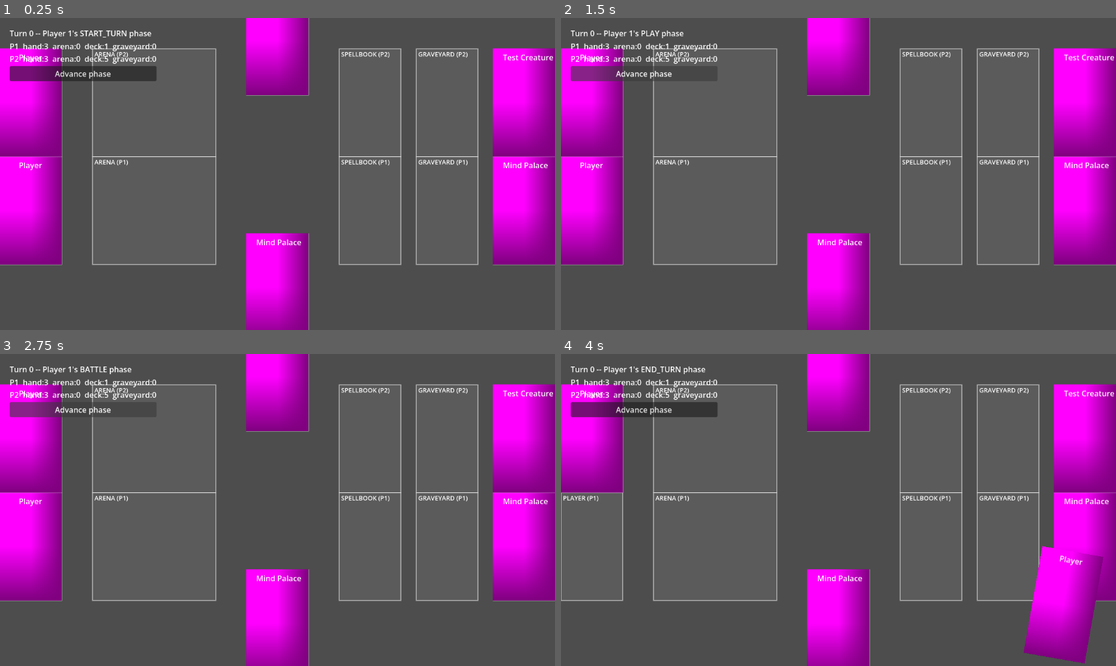
Above: before the commit, frames 1-4 (two rows, left to right).
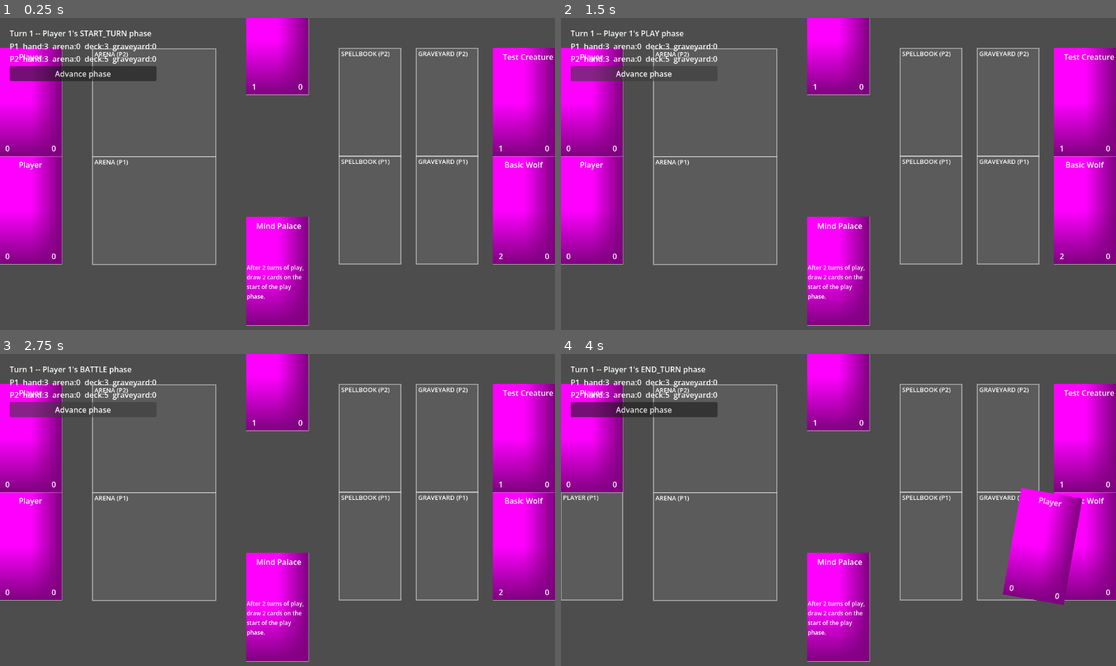
Above: after the commit, the same moments.

Repository: KT0mi/KT0mi_Card_Game_Godot
Game: Godot game, scene res://Scenes/TestScene.tscn
The game is run twice, just before and just after one commit, with the same random seed, the same clock (stepped at 60 frames per second) and the same inputs.
Inputs (mouse positions are in pixels of both pictures, inside the frame that each line leads up to):
- Up to frame 1 (0.25 s): no input
- Up to frame 2 (1.5 s): click "Advance phase" at 0.5 s; click "Advance phase" at 1.25 s
- Up to frame 3 (2.75 s): click "Advance phase" at 2 s
- Up to frame 4 (4 s): tap Enter at 2.75 s; drag from (1082, 547) to (594, 547) at 2.77 s; drag from (594, 547) to (1082, 547) at 3.52 s

The runs differ from the first frame. In frame 1, 3.3% of the frame differs, in the area x 0-100%, y 4-100%; in frame 2, 3.3%; in frame 3, 3.3%; in frame 4, 9.5%.

Commit message:
Added DamagePipeline and ChoiceManager autoloads, added attack to game actions and added the battle mechanic to the game logic. Added labels for debugging card instance variables

Diff:
--- a/Cards/WarOfPower/mind_palace.gd
+++ b/Cards/BloodEmpire/mind_palace.gd
@@ -5,10 +5,10 @@
 	card_name = "Mind Palace"
 	card_text = "After 2 turns of play, draw 2 cards on the start of the play phase."
 	cast_type = SpellCardDefinition.CastType.PERSISTENT
-	sets = [&"war_of_power"]
+	sets = [&"blood_empire"]
 
 func resolve_effect(card: CardInstance, event: PlayCardEvent) -> void:
-	card.counters.set("check", 2)
+	card.counters["check"] = 2
 
 func _build_abilities() -> Array[Ability]:
 	return [Ability.new(Events.PLAY_PHASE_START,
@@ -21,8 +21,5 @@
 	),
 		Ability.new(Events.START_PHASE_START,
 	func(card, event)->void:
-		GameActions.draw_cards(card.owner, 2)
-	,
-	func(card, event)->bool:
-		return TurnController.current_player == card.owner
+		card.counters["check"] -= 1
 	)]
--- /dev/null
+++ b/Cards/Test/basic_wolf.gd
@@ -0,0 +1,9 @@
+extends CreatureCardDefinition
+
+func _init() -> void:
+	id = &"basic_wolf"
+	card_name = "Basic Wolf"
+	card_text = ""
+	attack = 2
+	endurance = 1
+	sets = [&"test_set"]
--- a/Decks/PlayerDeck.tres
+++ b/Decks/PlayerDeck.tres
@@ -5,5 +5,5 @@
 [resource]
 script = ExtResource("1_vtkis")
 deck_name = "Player Deck"
-card_ids = Array[StringName]([&"mind_palace", &"mind_palace", &"mind_palace", &"mind_palace"])
+card_ids = Array[StringName]([&"mind_palace", &"mind_palace", &"basic_wolf", &"basic_wolf", &"basic_wolf", &"basic_wolf"])
 metadata/_custom_type_script = "uid://byj4jqh3sw4qv"
--- a/Scenes/Card.tscn
+++ b/Scenes/Card.tscn
@@ -7,23 +7,53 @@
 [sub_resource type="RectangleShape2D" id="RectangleShape2D_h8wm0"]
 size = Vector2(127.5, 224.5)
 
+[sub_resource type="LabelSettings" id="LabelSettings_pnb5n"]
+font_size = 12
+
 [node name="Card" type="Area2D" unique_id=528451555]
 script = ExtResource("1_pnb5n")
 
 [node name="Sprite" type="Sprite2D" parent="." unique_id=875783404]
-position = Vector2(63.75, 111.74999)
+position = Vector2(-0.25, -0.25)
 scale = Vector2(128.5, 224.49998)
 texture = SubResource("PlaceholderTexture2D_3p273")
 
 [node name="CollisionShape2D" type="CollisionShape2D" parent="." unique_id=806803082]
-position = Vector2(64.25, 111.75)
+position = Vector2(0.25, -0.25000763)
 shape = SubResource("RectangleShape2D_h8wm0")
 
-[node name="Label" type="Label" parent="." unique_id=1762791428]
-offset_left = 20.0
-offset_top = 6.0
-offset_right = 107.0
-offset_bottom = 29.0
+[node name="NameLabel" type="Label" parent="." unique_id=1762791428]
+offset_left = -44.0
+offset_top = -106.00001
+offset_right = 43.0
+offset_bottom = -83.00001
 text = "Card Name"
 horizontal_alignment = 1
 vertical_alignment = 1
+
+[node name="AttackLabel" type="Label" parent="." unique_id=588477204]
+offset_left = -64.0
+offset_top = 80.0
+offset_right = -32.0
+offset_bottom = 112.0
+text = "0"
+horizontal_alignment = 1
+vertical_alignment = 1
+
+[node name="EnduranceLabel" type="Label" parent="." unique_id=794828416]
+offset_left = 32.0
+offset_top = 80.0
+offset_right = 64.0
+offset_bottom = 112.0
+text = "0"
+horizontal_alignment = 1
+vertical_alignment = 1
+
+[node name="CardTextLabel" type="Label" parent="." unique_id=753727268]
+offset_left = -64.0
+offset_top = -16.000008
+offset_right = 64.0
+offset_bottom = 79.99999
+text = "Card Text"
+label_settings = SubResource("LabelSettings_pnb5n")
+autowrap_mode = 2
--- a/Scenes/CardHolder.tscn
+++ b/Scenes/CardHolder.tscn
@@ -10,5 +10,4 @@
 capacity = 1
 
 [node name="CollisionShape2D" type="CollisionShape2D" parent="." unique_id=530572234]
-position = Vector2(64, 112)
 shape = SubResource("RectangleShape2D_6f5jx")
--- a/Scenes/TestScene.tscn
+++ b/Scenes/TestScene.tscn
@@ -10,16 +10,16 @@
 player_one_deck = ExtResource("2_iufkg")
 
 [node name="P1Deck" parent="." unique_id=2121250337 instance=ExtResource("2_8k7wh")]
-position = Vector2(1024, 288)
+position = Vector2(1088, 399)
 capacity = -1
 zone_type = 2
 
 [node name="P1PlayerZone" parent="." unique_id=2061988723 instance=ExtResource("2_8k7wh")]
-position = Vector2(0, 288)
+position = Vector2(64, 399)
 zone_type = 4
 
 [node name="P1Hand" parent="." unique_id=510289264 instance=ExtResource("2_8k7wh")]
-position = Vector2(512, 448)
+position = Vector2(576, 526)
 capacity = -1
 zone_type = 0
 
@@ -27,12 +27,12 @@
 position = Vector2(192, 288)
 
 [node name="P1Graveyard" parent="." unique_id=1817713873 instance=ExtResource("2_8k7wh")]
-position = Vector2(864, 288)
+position = Vector2(928, 399)
 capacity = -1
 zone_type = 3
 
 [node name="P1Spellbook" parent="." unique_id=2068139386 instance=ExtResource("2_8k7wh")]
-position = Vector2(704, 288)
+position = Vector2(768, 399)
 capacity = -1
 zone_type = 5
 
@@ -42,30 +42,30 @@
 owner_is_player_one = false
 
 [node name="P2Deck" parent="." unique_id=498374642 instance=ExtResource("2_8k7wh")]
-position = Vector2(1024, 64)
+position = Vector2(1088, 175)
 capacity = -1
 owner_is_player_one = false
 zone_type = 2
 
 [node name="P2PlayerZone" parent="." unique_id=1116025579 instance=ExtResource("2_8k7wh")]
-position = Vector2(0, 64)
+position = Vector2(64, 175)
 owner_is_player_one = false
 zone_type = 4
 
 [node name="P2Hand" parent="." unique_id=1733684403 instance=ExtResource("2_8k7wh")]
-position = Vector2(512, -64)
+position = Vector2(576, 47)
 capacity = -1
 owner_is_player_one = false
 zone_type = 0
 
 [node name="P2Graveyard" parent="." unique_id=796521439 instance=ExtResource("2_8k7wh")]
-position = Vector2(864, 64)
+position = Vector2(928, 175)
 capacity = -1
 owner_is_player_one = false
 zone_type = 3
 
 [node name="P2Spellbook" parent="." unique_id=1497827241 instance=ExtResource("2_8k7wh")]
-position = Vector2(704, 64)
+position = Vector2(768, 175)
 capacity = -1
 owner_is_player_one = false
 zone_type = 5
--- /dev/null
+++ b/Scripts/ChoiceManager.gd
@@ -0,0 +1,26 @@
+extends Node
+##Autoload
+
+#Suspends current game flow until choice is supplied with an ordinary await
+
+signal choice_requested(request: ChoiceRequest)
+
+var _pending: ChoiceRequest = null
+
+func request(prompt: String, options: Array, min_count: int = 1, max_count: int = 1) -> Array:
+	var req := ChoiceRequest.new(prompt, options, min_count, max_count)
+	_pending = req
+	choice_requested.emit(req)
+	var result: Array = await req.resolved
+	_pending = null
+	return result
+
+func submit(selected: Array) -> bool:
+	if _pending == null:
+		push_warning("ChoiceManager: submit() called with no pending request")
+		return false
+	if not _pending.is_valid(selected):
+		push_warning("ChoiceManager: invalid selection for '%s' -- ignoring" % _pending.prompt)
+		return false
+	_pending.resolved.emit(selected)
+	return true
--- /dev/null
+++ b/Scripts/DamagePipeline.gd
@@ -0,0 +1,14 @@
+extends Node
+##Autoload
+
+#Anything that may change dealt damage goes through here
+#Modifiers are callable(target, amount) -> int
+
+func apply_damage(target: CardInstance, amount: int) -> void:
+	var final_amount := amount
+
+	for modifier in target.damage_modifiers.duplicate():
+		final_amount = await modifier.call(target, final_amount)
+
+	target.current_endurance -= final_amount
+	await TriggerSystem.emit(Events.DAMAGE_DEALT, DamageEvent.new(target, final_amount))
--- a/Scripts/GameActions.gd
+++ b/Scripts/GameActions.gd
@@ -39,10 +39,18 @@
 
 func try_attack(attacker: CardInstance, target: CardInstance) -> bool:
 	print("GameActions: Requested try_attack action")
-	if TurnController.current_phase != TurnController.Phase.BATTLE:
+
+	var event := AttackEvent.new(attacker, target)
+	await TriggerSystem.emit(Events.ATTACK_REQUEST, event)
+	if event.cancelled:
+		print("GameActions: Failed try_attack action. Reason: Request intercepted")
 		return false
 
-	#Do rest of attack action logic
+	#Hook point for target redirection - not implemented
+	await DamagePipeline.apply_damage(event.target, attacker.definition.attack)
+
+	print("GameActions: Resolved try_attack action sucessfully")
+	await TriggerSystem.emit(Events.ATTACK_RESOLVED, event)
 	return true
 
 func draw_cards(player: Player, amount: int) -> void:
--- /dev/null
+++ b/Scripts/GameEventScripts/AttackEvent.gd
@@ -0,0 +1,8 @@
+class_name AttackEvent extends CancellableEvent
+
+var attacker: CardInstance
+var target: CardInstance
+
+func _init(a: CardInstance, t: CardInstance) -> void:
+	attacker = a
+	target = t
--- /dev/null
+++ b/Scripts/GameEventScripts/ChoiceRequest.gd
@@ -0,0 +1,24 @@
+class_name ChoiceRequest extends RefCounted
+#Describe one pending choice: whats is being asked, the legal options
+# how many must be picked.
+
+signal resolved(selected: Array)
+
+var prompt: String
+var options: Array
+var min_count: int
+var max_count: int
+
+func _init(p: String, o: Array, min_c: int, max_c: int) -> void:
+	prompt = p
+	options = o
+	min_count = min_c
+	max_count = max_c
+
+func is_valid(selected: Array) -> bool:
+	if selected.size() < min_count or selected.size() > max_count:
+		return false
+	for item in selected:
+		if item not in options:
+			return false
+	return true
--- a/Scripts/GameEventScripts/Events.gd
+++ b/Scripts/GameEventScripts/Events.gd
@@ -20,3 +20,6 @@
 #Game Actions Events
 const PLAY_CARD_REQUEST = &"on_play_card_request"
 const CARD_PLAYED = &"on_card_played"
+const ATTACK_REQUEST = &"on_attack_request"
+const ATTACK_RESOLVED = &"on_attack_resolved"
+const DAMAGE_DEALT = &"on_damage_dealt"
--- /dev/null
+++ b/Scripts/GameEventScripts/new_script.gd
@@ -0,0 +1,10 @@
+class_name DamageEvent extends GameEvent
+#Not cancellable - by the time this fires, damage already happened.
+#To intecept damage, go through DamagePipeline
+
+var target: CardInstance
+var amount: int
+
+func _init(t: CardInstance, a: int) -> void:
+	target = t
+	amount = a
--- a/Scripts/SceneScripts/MatchController.gd
+++ b/Scripts/SceneScripts/MatchController.gd
@@ -13,12 +13,16 @@
 	&"test_spell", &"test_spell", &"test_spell", &"test_spell"
 ]
 
+var _canvas: CanvasLayer
 var _phase_label : Label
 var _zones_label : Label
+var _choice_panel: VBoxContainer
+var _choice_checkboxes: Dictionary = {}  # option -> CheckBox
 
 # Called when the node enters the scene tree for the first time.
 func _ready() -> void:
 	_build_debug_ui()
+	ChoiceManager.choice_requested.connect(_on_choice_requested)
 	await _setup_players()
 	await TurnController.start_match()
 	_refresh_ui()
@@ -56,12 +60,12 @@
 	return node
 
 func _build_debug_ui() -> void:
-	var canvas := CanvasLayer.new()
-	add_child(canvas)
+	_canvas = CanvasLayer.new()
+	add_child(_canvas)
 
 	var vbox := VBoxContainer.new()
 	vbox.position = Vector2(20, 20)
-	canvas.add_child(vbox)
+	_canvas.add_child(vbox)
 
 	_phase_label = Label.new()
 	vbox.add_child(_phase_label)
@@ -90,3 +94,44 @@
 		GameState.player_two.hand.size(), GameState.player_two.arena.size(),
 		GameState.player_two.deck.size(), GameState.player_two.graveyard.size(),
 	]
+
+func _on_choice_requested(req: ChoiceRequest) -> void:
+	if _choice_panel:
+		_choice_panel.queue_free()
+	_choice_checkboxes.clear()
+
+	_choice_panel = VBoxContainer.new()
+	_choice_panel.position = Vector2(20, 160)
+	_canvas.add_child(_choice_panel)
+
+	var label := Label.new()
+	label.text = "%s (Pick %d-%d)" % [req.prompt, req.min_count, req.max_count]
+	_choice_panel.add_child(label)
+
+	for option in req.options:
+		var cb := CheckBox.new()
+		cb.text = _describe_option(option)
+		_choice_panel.add_child(cb)
+		_choice_checkboxes[option] = cb
+
+	var confirm := Button.new()
+	confirm.text = "Confirm choice"
+	confirm.pressed.connect(_on_choice_confirmed)
+	_choice_panel.add_child(confirm)
+
+func _on_choice_confirmed() -> void:
+	var selected: Array = []
+	for option in _choice_checkboxes:
+		if _choice_checkboxes[option].button_pressed:
+			selected.append(option)
+
+	var submited:= ChoiceManager.submit(selected)
+	if submited:
+		_choice_panel.queue_free()
+		_choice_panel = null
+		_refresh_ui()
+
+func _describe_option(option) -> String:
+	if option is CardInstance:
+		return option.definition.card_name
+	return str(option)
--- a/Scripts/SceneScripts/card.gd
+++ b/Scripts/SceneScripts/card.gd
@@ -18,8 +18,10 @@
 const HOVER_Z_INDEX := 100
 
 #Visual Vars
-@onready
-var name_label: Label = $Label
+@onready var name_label: Label = $NameLabel
+@onready var attack_label: Label = $AttackLabel
+@onready var endurance_label: Label = $EnduranceLabel
+@onready var card_text_label: Label = $CardTextLabel
 
 var card_instance: CardInstance = null
 
@@ -38,8 +40,15 @@
 
 func _refresh_visuals() -> void:
 	#Fill with visual representation of card instance
-	name_label.text = card_instance.definition.card_name
-	pass
+	var def : CardDefinition = card_instance.definition
+	name_label.text = def.card_name
+	card_text_label.text = def.card_text
+	if def is CreatureCardDefinition:
+		endurance_label.text = "%d" % card_instance.current_endurance
+		attack_label.text = "%d" % def.attack
+	else:
+		endurance_label.text = ""
+		attack_label.text = ""
 
 func _on_input_event(_viewport: Node, event: InputEvent, _shape_idx: int) -> void:
 	if event is InputEventMouseButton and event.button_index == MOUSE_BUTTON_LEFT:
--- a/Scripts/TurnController.gd
+++ b/Scripts/TurnController.gd
@@ -15,6 +15,8 @@
 func start_match() -> void:
 	RulesEngine.setup_match()
 	current_player = GameState.player_one
+	turn_counter = 1
+	await _enter_phase(Phase.START_TURN)
 
 func advance_phase() -> void:
 	match current_phase:
@@ -35,6 +37,8 @@
 			await TriggerSystem.emit(Events.START_PHASE_END, event)
 			current_phase = phase
 			await TriggerSystem.emit(Events.DRAW_PHASE_START, event)
+			if turn_counter > 1:
+				await GameActions.draw_cards(current_player, 1)
 		Phase.PLAY:
 			await TriggerSystem.emit(Events.DRAW_PHASE_END, event)
 			current_phase = phase
@@ -43,12 +47,12 @@
 			await TriggerSystem.emit(Events.PLAY_PHASE_END, event)
 			current_phase = phase
 			await TriggerSystem.emit(Events.BATTLE_PHASE_START, event)
+			await _resolve_battle_phase()
 		Phase.END_TURN:
 			await TriggerSystem.emit(Events.BATTLE_PHASE_END, event)
 			current_phase = phase
 			await TriggerSystem.emit(Events.END_PHASE_START, event)
 			await RulesEngine.check_state_based_actions()
-
 
 func _end_turn_and_pass() -> void:
 	var event := PhaseEvent.new(current_player)
@@ -57,3 +61,27 @@
 	current_player = GameState.opponent_of(current_player)
 	turn_counter += 1
 	await _enter_phase(Phase.START_TURN)
+
+
+func _resolve_battle_phase() -> void:
+	#If no cards in arena skip battle phase resolve
+	if current_player.arena.is_empty():
+		return
+
+	#Prompt choice for player to choose atackers
+	var attackers: Array = await ChoiceManager.request(
+		"Choose attackers from arena cards",
+		current_player.arena.duplicate(),
+		0,
+		current_player.arena.size()
+	)
+
+	#If no attackers after choice, return
+	if attackers.is_empty():
+		return
+
+	var opponent := GameState.opponent_of(current_player)
+	var face : CardInstance = opponent.player_zone[0]
+
+	for attacker in attackers:
+		await GameActions.try_attack(attacker, face)
--- a/project.godot
+++ b/project.godot
@@ -25,6 +25,8 @@
 GameActions="*uid://bhpd2krdpwpm8"
 CardDatabase="*uid://cqn88c4ncghs3"
 CardViewManager="*uid://drhoovfrn2on7"
+DamagePipeline="*uid://cuqh1a8s5hc0u"
+ChoiceManager="*uid://o4tlmm8e4i2s"
 
 [physics]
 
Renamed: Cards/WarOfPower/mind_palace.gd.uid -> Cards/BloodEmpire/mind_palace.gd.uid
Not shown, added: Cards/Test/basic_wolf.gd.uid
Not shown, added: Scripts/ChoiceManager.gd.uid
Not shown, added: Scripts/DamagePipeline.gd.uid
Not shown, added: Scripts/GameEventScripts/AttackEvent.gd.uid
Not shown, added: Scripts/GameEventScripts/ChoiceRequest.gd.uid
Not shown, added: Scripts/GameEventScripts/new_script.gd.uid
